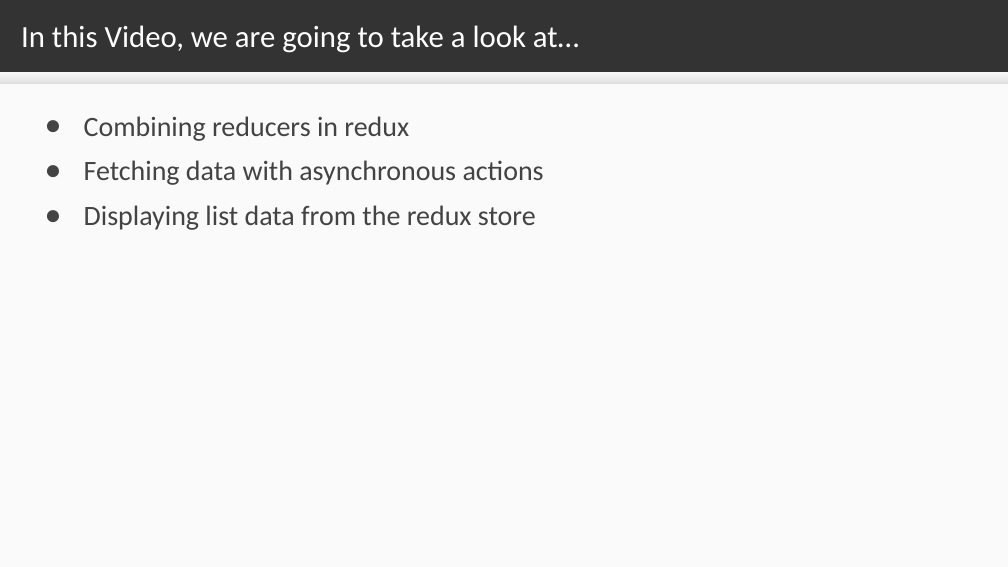
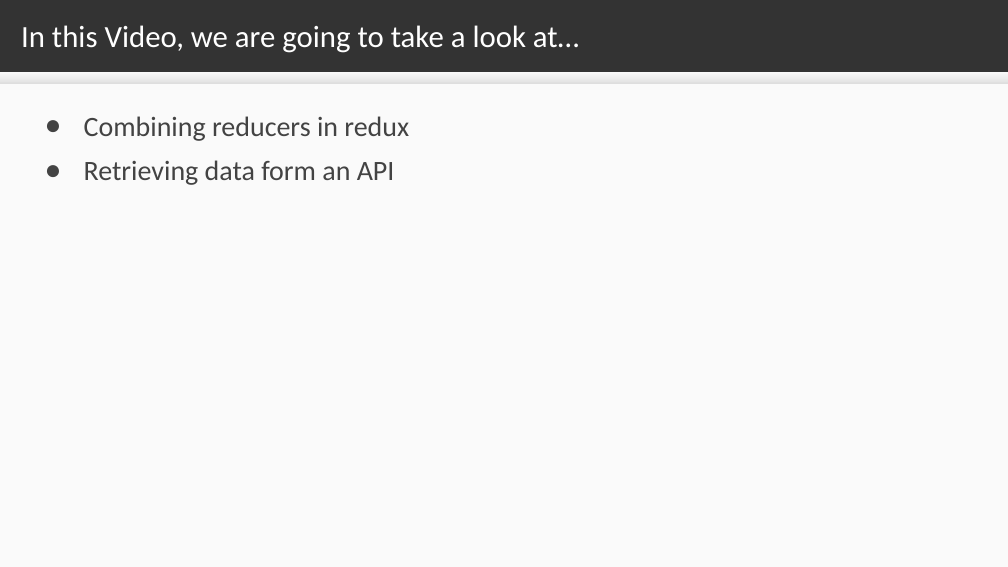
Before and after one commit to sslotsky/next-scripts, a slide deck: slide 2 of video-4.4/4.4.odp. Drawn at 1008x567 pixels with LibreOffice and Linux fonts; fonts in the diff are those of the drawing. Boxes give left, top, right and bottom in pixels: in the first picture for what was removed or moved away, otherwise in the second. Text is boxed around its words. In the diff, an @@ line names an element or a change of style, - is before the commit and + after.

Commit message:
Video 5.6 conclusion

```diff
--- a/video-4.4/4.4.odp
+++ b/video-4.4/4.4.odp
@@ text at (x1=84, y1=160, x2=395, y2=185): text changed @@
-● Fetching data with asynchronous actions
-● Displaying list data from the redux store
+● Retrieving data form an API
```
Also in this commit, not shown: 1 other slide changed, 3 other files.
